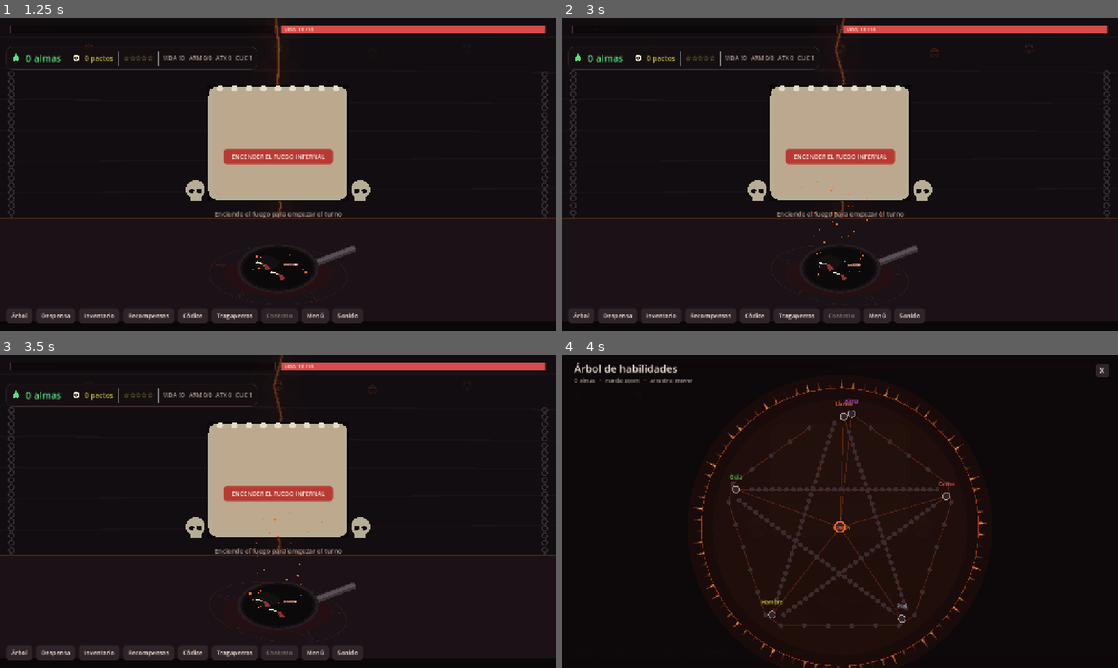
Above: before the commit, frames 1-4 (two rows, left to right).
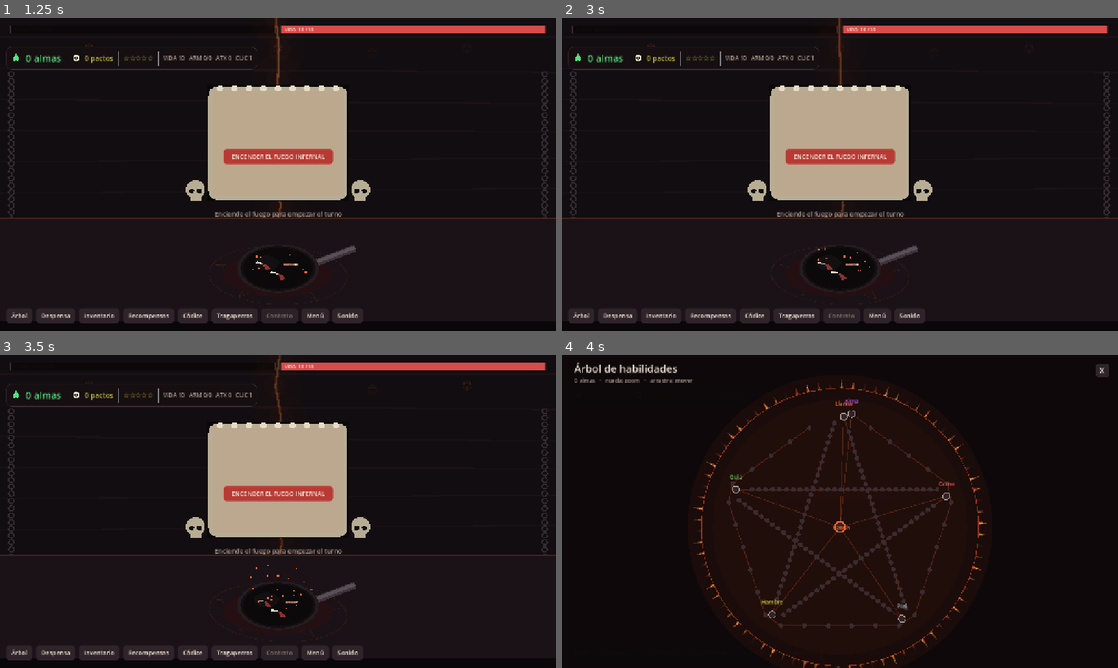
Above: after the commit, the same moments.

Repository: andonialvarez/Hellskitchen
Game: Godot game, scene res://src/game/menu.tscn
The game is run twice, just before and just after one commit, with the same random seed, the same clock (stepped at 60 frames per second) and the same inputs.
Inputs:
- Up to frame 1 (1.25 s): click "Nueva partida" at 0.5 s
- Up to frame 2 (3 s): click "Recompensas" at 1.25 s; click "Menú" at 2 s; click "Cerrar" at 2.75 s
- Up to frame 3 (3.5 s): no input
- Up to frame 4 (4 s): click "Árbol" at 3.5 s

Frame 1 is identical in both runs. In frame 2, 0.5% of the frame differs, in the area x 1-99%, y 0-88%; in frame 3, 0.5%; in frame 4, less than 0.1%.

Commit message:
Optimización: HUD y cocina sin trabajo inútil, guardado seguro y paneles unificados
- El HUD solo se reescribe cuando cambia algo (almas por fotograma con
  comparación; el resto con Game.changed). La barra de botones guarda
  referencias directas en vez de buscar por texto cada 0,2 s.
- La cocina, el demonio y las brasas dejan de dibujarse y animarse
  mientras hay un panel a pantalla completa encima.
- Guardado: JSON compacto, escrito en un .tmp y renombrado (una partida
  no se corrompe si el juego se cierra a mitad), con recuperación desde
  el .tmp al cargar. "Abrir todo" guarda una sola vez.
- Nueva base FullPanel para Despensa, Inventario, Recompensas y Códice
  (fondo, márgenes, cabecera, Cerrar, open/close). ThemeKit.label y
  ThemeKit.section sustituyen las copias de _lbl/_section. DataIndex
  sustituye las cuatro copias de by_id en las tablas de datos.

Co-Authored-By: Claude Opus 5.5 (1M context) <noreply@anthropic.com>
Claude-Session: https://claude.ai/code/session_013JvZqX77tBEjZzhKhmg9KH

Diff:
--- a/src/autoload/game_state.gd
+++ b/src/autoload/game_state.gd
@@ -24,6 +24,7 @@
 signal slot_pulled(result: Dictionary)
 
 const SAVE_PATH := "user://save.json"
+const SAVE_TMP := "user://save.json.tmp"
 const SAVE_VERSION := 2
 const BASE_FIRE := 10.0
 const BASE_HP := 10.0
@@ -90,6 +91,7 @@
 
 # ---------- cachés ----------
 var _m := {}                 ## suma de mods de nodos + objetos equipados
+var _batch_saving := false   ## true mientras se encadenan acciones que guardan
 
 
 func _ready() -> void:
@@ -411,8 +413,12 @@
 
 
 func open_all_rewards() -> void:
+	# Un solo guardado al final, no uno por cada grupo abierto.
+	_batch_saving = true
 	for i in pending_rewards.size():
 		open_reward(i)
+	_batch_saving = false
+	save_game()
 
 
 func rewards_left() -> int:
@@ -671,6 +677,8 @@
 #  GUARDADO
 # ==================================================================
 func save_game() -> void:
+	if _batch_saving:
+		return
 	var data := {
 		"v": SAVE_VERSION,
 		"souls": souls, "souls_life": souls_life, "souls_total": souls_total, "pacts": pacts,
@@ -686,23 +694,25 @@
 		"slot_cursed": slot_cursed,
 		"stats": stats.duplicate(),
 	}
-	var f := FileAccess.open(SAVE_PATH, FileAccess.WRITE)
-	if f:
-		f.store_string(JSON.stringify(data, "\t"))
-		f.close()
+	# Se escribe primero un archivo temporal y luego sustituye al bueno: si el
+	# juego se cierra a mitad de escritura, la partida anterior sigue intacta.
+	var f := FileAccess.open(SAVE_TMP, FileAccess.WRITE)
+	if f == null:
+		return
+	var ok := f.store_string(JSON.stringify(data))
+	f.close()
+	if not ok:
+		return
+	DirAccess.rename_absolute(ProjectSettings.globalize_path(SAVE_TMP), ProjectSettings.globalize_path(SAVE_PATH))
 
 
 func load_game() -> void:
-	if not FileAccess.file_exists(SAVE_PATH):
-		return
-	var f := FileAccess.open(SAVE_PATH, FileAccess.READ)
-	if f == null:
-		return
-	var parsed: Variant = JSON.parse_string(f.get_as_text())
-	f.close()
-	if typeof(parsed) != TYPE_DICTIONARY:
-		return
-	var d: Dictionary = parsed
+	var d := _read_save(SAVE_PATH)
+	if d.is_empty():
+		# El guardado se cortó justo entre escribir el temporal y renombrarlo.
+		d = _read_save(SAVE_TMP)
+	if d.is_empty():
+		return
 	souls = float(d.get("souls", 0.0))
 	souls_life = float(d.get("souls_life", 0.0))
 	souls_total = float(d.get("souls_total", 0.0))
@@ -731,13 +741,27 @@
 			stats[k] = float(s[k])
 
 
+func _read_save(path: String) -> Dictionary:
+	if not FileAccess.file_exists(path):
+		return {}
+	var f := FileAccess.open(path, FileAccess.READ)
+	if f == null:
+		return {}
+	var parsed: Variant = JSON.parse_string(f.get_as_text())
+	f.close()
+	if typeof(parsed) != TYPE_DICTIONARY:
+		return {}
+	return parsed
+
+
 func has_save() -> bool:
-	return FileAccess.file_exists(SAVE_PATH)
+	return FileAccess.file_exists(SAVE_PATH) or FileAccess.file_exists(SAVE_TMP)
 
 
 func _reset_everything() -> void:
-	if FileAccess.file_exists(SAVE_PATH):
-		DirAccess.remove_absolute(ProjectSettings.globalize_path(SAVE_PATH))
+	for path in [SAVE_PATH, SAVE_TMP]:
+		if FileAccess.file_exists(path):
+			DirAccess.remove_absolute(ProjectSettings.globalize_path(path))
 	souls = 0.0
 	souls_life = 0.0
 	souls_total = 0.0
--- /dev/null
+++ b/src/data/data_index.gd
@@ -0,0 +1,12 @@
+class_name DataIndex
+extends RefCounted
+## Búsqueda por "id" en las tablas de datos (demonios, objetos, despensa,
+## decoración). El índice se construye una sola vez, la primera vez que se
+## pide algo, y se guarda en el diccionario `cache` de cada tabla.
+
+
+static func by_id(cache: Dictionary, list: Array, id: String) -> Dictionary:
+	if cache.is_empty():
+		for entry in list:
+			cache[entry["id"]] = entry
+	return cache.get(id, {})
--- a/src/data/decor.gd
+++ b/src/data/decor.gd
@@ -65,10 +65,7 @@
 
 
 static func by_id(id: String) -> Dictionary:
-	if _map.is_empty():
-		for d in LIST:
-			_map[d["id"]] = d
-	return _map.get(id, {})
+	return DataIndex.by_id(_map, LIST, id)
 
 
 static func total_stars(owned: Dictionary) -> float:
--- a/src/data/demons.gd
+++ b/src/data/demons.gd
@@ -63,10 +63,7 @@
 
 
 static func by_id(id: String) -> Dictionary:
-	if _map.is_empty():
-		for d in LIST:
-			_map[d["id"]] = d
-	return _map.get(id, {})
+	return DataIndex.by_id(_map, LIST, id)
 
 
 static func index_of(id: String) -> int:
--- a/src/data/items.gd
+++ b/src/data/items.gd
@@ -61,10 +61,7 @@
 
 
 static func by_id(id: String) -> Dictionary:
-	if _map.is_empty():
-		for it in LIST:
-			_map[it["id"]] = it
-	return _map.get(id, {})
+	return DataIndex.by_id(_map, LIST, id)
 
 
 static func describe(it: Dictionary) -> String:
--- a/src/data/shop.gd
+++ b/src/data/shop.gd
@@ -23,10 +23,7 @@
 
 
 static func by_id(id: String) -> Dictionary:
-	if _map.is_empty():
-		for u in LIST:
-			_map[u["id"]] = u
-	return _map.get(id, {})
+	return DataIndex.by_id(_map, LIST, id)
 
 
 static func cost(id: String, level: int) -> float:
--- a/src/game/codex_panel.gd
+++ b/src/game/codex_panel.gd
@@ -1,63 +1,20 @@
 class_name CodexPanel
-extends Control
+extends FullPanel
 ## El Códice: todo lo que has descubierto. Lo no descubierto se ve como
 ## una silueta gris sin nombre ni datos.
 
 
 func _ready() -> void:
-	set_anchors_and_offsets_preset(Control.PRESET_FULL_RECT)
-	mouse_filter = Control.MOUSE_FILTER_STOP
-	visible = false
-
-	var bg := ColorRect.new()
-	bg.color = Color(0.05, 0.03, 0.035, 0.99)
-	bg.set_anchors_and_offsets_preset(Control.PRESET_FULL_RECT)
-	bg.mouse_filter = Control.MOUSE_FILTER_IGNORE
-	add_child(bg)
-
-	var mc := MarginContainer.new()
-	mc.set_anchors_and_offsets_preset(Control.PRESET_FULL_RECT)
-	for m in ["margin_left", "margin_right", "margin_top", "margin_bottom"]:
-		mc.add_theme_constant_override(m, 26)
-	add_child(mc)
-	var vb := VBoxContainer.new()
-	vb.add_theme_constant_override("separation", 10)
-	mc.add_child(vb)
-
-	var head := HBoxContainer.new()
-	vb.add_child(head)
-	var title := _lbl("El Códice", 24, ThemeKit.TEXT)
-	title.size_flags_horizontal = Control.SIZE_EXPAND_FILL
-	head.add_child(title)
-	var cb := Button.new()
-	cb.text = "Cerrar"
-	ThemeKit.style_button(cb, ThemeKit.CARD)
-	cb.pressed.connect(close)
-	head.add_child(cb)
-
-	var scroll := ScrollContainer.new()
-	scroll.size_flags_vertical = Control.SIZE_EXPAND_FILL
-	scroll.horizontal_scroll_mode = ScrollContainer.SCROLL_MODE_DISABLED
-	vb.add_child(scroll)
+	var vb := _build_frame("El Códice")
 	var inner := VBoxContainer.new()
-	inner.size_flags_horizontal = Control.SIZE_EXPAND_FILL
 	inner.add_theme_constant_override("separation", 12)
-	scroll.add_child(inner)
+	_add_scroll(vb, inner)
 
 	inner.add_child(_section_demons())
 	inner.add_child(_section("Objetos"))
 	inner.add_child(_grid_items())
 	inner.add_child(_section("Decoración"))
 	inner.add_child(_grid_decor())
-
-
-func open() -> void:
-	visible = true
-	_rebuild()
-
-
-func close() -> void:
-	visible = false
 
 
 var _demon_count_lbl: Label
@@ -107,18 +64,15 @@
 func _rebuild() -> void:
 	var found := Game.discovered_demons.size()
 	_demon_count_lbl.text = "%d / %d descubiertos" % [found, Demons.LIST.size()]
-	for c in _demon_grid.get_children():
-		c.queue_free()
+	_clear(_demon_grid)
 	for d in Demons.LIST:
 		_demon_grid.add_child(_demon_card(d))
 
-	for c in _item_grid.get_children():
-		c.queue_free()
+	_clear(_item_grid)
 	for it in Items.LIST:
 		_item_grid.add_child(_item_card(it, Game.items_owned.has(it["id"])))
 
-	for c in _decor_grid.get_children():
-		c.queue_free()
+	_clear(_decor_grid)
 	for d in Decor.LIST:
 		_decor_grid.add_child(_item_card(d, Game.decor_owned.has(d["id"]), true))
 
@@ -188,22 +142,7 @@
 
 
 func _section(text: String) -> Control:
-	var v := VBoxContainer.new()
-	v.add_theme_constant_override("separation", 2)
-	v.add_child(_lbl(text, 15, ThemeKit.SULFUR))
-	var line := ColorRect.new()
-	line.color = ThemeKit.LINE
-	line.custom_minimum_size = Vector2(0, 2)
-	v.add_child(line)
-	return v
-
-
-func _lbl(t: String, sz: int, col: Color) -> Label:
-	var l := Label.new()
-	l.text = t
-	l.add_theme_font_size_override("font_size", sz)
-	l.add_theme_color_override("font_color", col)
-	return l
+	return ThemeKit.section(text, 15)
 
 
 ## Icono pequeño: cabeza coloreada si se conoce, silueta gris plana si no.
--- /dev/null
+++ b/src/game/full_panel.gd
@@ -0,0 +1,83 @@
+class_name FullPanel
+extends Control
+## Base de las pantallas completas que se abren entre turnos (Despensa,
+## Inventario, Recompensas, Códice). Monta el fondo, los márgenes, la
+## cabecera con título y botón "Cerrar", y gestiona abrir/cerrar.
+## Cada panel solo construye su contenido y rellena `_rebuild()`.
+
+var _head: HBoxContainer
+var _close_btn: Button
+
+
+## Construye el marco y devuelve la columna donde va el contenido.
+func _build_frame(title: String, margin := 26, separation := 10, bg_alpha := 0.99,
+		bg_col := Color(0.05, 0.03, 0.035)) -> VBoxContainer:
+	set_anchors_and_offsets_preset(Control.PRESET_FULL_RECT)
+	mouse_filter = Control.MOUSE_FILTER_STOP
+	visible = false
+
+	var bg := ColorRect.new()
+	bg.color = Color(bg_col, bg_alpha)
+	bg.set_anchors_and_offsets_preset(Control.PRESET_FULL_RECT)
+	bg.mouse_filter = Control.MOUSE_FILTER_IGNORE
+	add_child(bg)
+
+	var mc := MarginContainer.new()
+	mc.set_anchors_and_offsets_preset(Control.PRESET_FULL_RECT)
+	for m in ["margin_left", "margin_right", "margin_top", "margin_bottom"]:
+		mc.add_theme_constant_override(m, margin)
+	add_child(mc)
+	var vb := VBoxContainer.new()
+	vb.add_theme_constant_override("separation", separation)
+	mc.add_child(vb)
+
+	_head = HBoxContainer.new()
+	vb.add_child(_head)
+	var t := _lbl(title, 24, ThemeKit.TEXT)
+	t.size_flags_horizontal = Control.SIZE_EXPAND_FILL
+	_head.add_child(t)
+	_close_btn = Button.new()
+	_close_btn.text = "Cerrar"
+	ThemeKit.style_button(_close_btn, ThemeKit.CARD)
+	_close_btn.pressed.connect(close)
+	_head.add_child(_close_btn)
+	return vb
+
+
+## Añade algo a la cabecera, justo antes del botón "Cerrar".
+func _add_to_head(c: Control) -> void:
+	_head.add_child(c)
+	_head.move_child(c, _close_btn.get_index())
+
+
+## Mete `content` en una zona con scroll vertical que ocupa el resto del panel.
+func _add_scroll(parent: Control, content: Control) -> void:
+	var scroll := ScrollContainer.new()
+	scroll.size_flags_vertical = Control.SIZE_EXPAND_FILL
+	scroll.horizontal_scroll_mode = ScrollContainer.SCROLL_MODE_DISABLED
+	parent.add_child(scroll)
+	content.size_flags_horizontal = Control.SIZE_EXPAND_FILL
+	scroll.add_child(content)
+
+
+func open() -> void:
+	visible = true
+	_rebuild()
+
+
+func close() -> void:
+	visible = false
+
+
+## Cada panel vuelve a pintar su contenido aquí al abrirse.
+func _rebuild() -> void:
+	pass
+
+
+func _clear(box: Node) -> void:
+	for c in box.get_children():
+		c.queue_free()
+
+
+func _lbl(t: String, sz: int, col: Color) -> Label:
+	return ThemeKit.label(t, sz, col)
--- a/src/game/inventory_panel.gd
+++ b/src/game/inventory_panel.gd
@@ -1,73 +1,29 @@
 class_name InventoryPanel
-extends Control
+extends FullPanel
 ## Inventario a pantalla completa. Clic en un objeto para equipar/quitar.
 ## Los objetos son ACUMULATIVOS: puedes llevarlos todos, las estadísticas
 ## se suman. Se abre entre turnos.
 
-var _scroll: ScrollContainer
 var _grid: GridContainer
 var _stat_lbl: Label
 
 
 func _ready() -> void:
-	set_anchors_and_offsets_preset(Control.PRESET_FULL_RECT)
-	mouse_filter = Control.MOUSE_FILTER_STOP
-	visible = false
-
-	var bg := ColorRect.new()
-	bg.color = Color(0.05, 0.03, 0.035, 0.985)
-	bg.set_anchors_and_offsets_preset(Control.PRESET_FULL_RECT)
-	bg.mouse_filter = Control.MOUSE_FILTER_IGNORE
-	add_child(bg)
-
-	var mc := MarginContainer.new()
-	mc.set_anchors_and_offsets_preset(Control.PRESET_FULL_RECT)
-	for m in ["margin_left", "margin_right", "margin_top", "margin_bottom"]:
-		mc.add_theme_constant_override(m, 28)
-	add_child(mc)
-	var vb := VBoxContainer.new()
-	vb.add_theme_constant_override("separation", 12)
-	mc.add_child(vb)
-
-	var head := HBoxContainer.new()
-	vb.add_child(head)
-	var title := _lbl("Inventario del cocinero", 24, ThemeKit.TEXT)
-	title.size_flags_horizontal = Control.SIZE_EXPAND_FILL
-	head.add_child(title)
-	var cb := Button.new()
-	cb.text = "Cerrar"
-	ThemeKit.style_button(cb, ThemeKit.CARD)
-	cb.pressed.connect(close)
-	head.add_child(cb)
+	var vb := _build_frame("Inventario del cocinero", 28, 12, 0.985)
 
 	_stat_lbl = _lbl("", 14, ThemeKit.EMBER_HOT)
 	vb.add_child(_stat_lbl)
 	vb.add_child(_lbl("Todos los objetos suman. Clic para equipar o quitar.", 12, ThemeKit.TEXT_DIM))
 
-	_scroll = ScrollContainer.new()
-	_scroll.size_flags_vertical = Control.SIZE_EXPAND_FILL
-	_scroll.horizontal_scroll_mode = ScrollContainer.SCROLL_MODE_DISABLED
-	vb.add_child(_scroll)
 	_grid = GridContainer.new()
 	_grid.columns = 3
-	_grid.size_flags_horizontal = Control.SIZE_EXPAND_FILL
 	_grid.add_theme_constant_override("h_separation", 10)
 	_grid.add_theme_constant_override("v_separation", 10)
-	_scroll.add_child(_grid)
-
-
-func open() -> void:
-	visible = true
-	_rebuild()
-
-
-func close() -> void:
-	visible = false
+	_add_scroll(vb, _grid)
 
 
 func _rebuild() -> void:
-	for c in _grid.get_children():
-		c.queue_free()
+	_clear(_grid)
 	var ss := Game.stat_summary()
 	_stat_lbl.text = "VIDA %s    ·    ARM. FÍSICA %s    ·    ARM. MÁGICA %s    ·    ATAQUE %s" % [
 		Nums.fmt(ss["hp"]), Nums.fmt(ss["ap"]), Nums.fmt(ss["am"]), Nums.fmt(ss["atk"])]
@@ -99,11 +55,3 @@
 		card.text = "%s\n%s\n%s" % [String(it["name"]), ("[EQUIPADO]" if eq else "[guardado]"), Items.describe(it)]
 		card.pressed.connect(Game.toggle_item.bind(String(it["id"])))
 		_grid.add_child(card)
-
-
-func _lbl(t: String, sz: int, col: Color) -> Label:
-	var l := Label.new()
-	l.text = t
-	l.add_theme_font_size_override("font_size", sz)
-	l.add_theme_color_override("font_color", col)
-	return l
--- a/src/game/main.gd
+++ b/src/game/main.gd
@@ -24,7 +24,10 @@
 var lbl_pacts: Label
 var lbl_stats: Label
 var lbl_stars: Label
-var _dyn := 0.0
+var _contra_btn: Button
+var _rewards_btn: Button
+var _hud_souls := -1.0
+var _kitchen_hidden := false
 
 
 func _ready() -> void:
@@ -87,16 +90,29 @@
 	_refresh()
 
 
-func _process(delta: float) -> void:
-	_update_hud()
+func _process(_delta: float) -> void:
+	# Las almas cambian en cada plato servido sin avisar con `changed`; el
+	# resto del HUD solo cambia con `changed` (ver _refresh).
+	if Game.souls != _hud_souls:
+		_hud_souls = Game.souls
+		lbl_souls.text = "%s almas" % Nums.fmt(Game.souls)
 	_dispatch_btn.visible = Game.can_dispatch()
 	if _dispatch_btn.visible:
 		_dispatch_btn.reset_size()
 		_dispatch_btn.position = _kitchen.pan_screen_pos() + Vector2(-_dispatch_btn.size.x * 0.5, 90)
-	_dyn += delta
-	if _dyn >= 0.2:
-		_dyn = 0.0
-		_refresh_btnbar()
+	_update_kitchen_visibility()
+
+
+## Con un panel a pantalla completa encima, la cocina no se ve: se deja de
+## dibujar y de animar (demonio y brasas incluidos) hasta que se cierre.
+func _update_kitchen_visibility() -> void:
+	var covered := _tree.visible or _inv.visible or _rewards.visible \
+		or _shop.visible or _codex.visible or _slot.visible
+	if covered == _kitchen_hidden:
+		return
+	_kitchen_hidden = covered
+	_kitchen.visible = not covered
+	_kitchen.process_mode = Node.PROCESS_MODE_DISABLED if covered else Node.PROCESS_MODE_INHERIT
 
 
 func _unhandled_input(e: InputEvent) -> void:
@@ -160,6 +176,7 @@
 
 
 func _update_hud() -> void:
+	_hud_souls = Game.souls
 	lbl_souls.text = "%s almas" % Nums.fmt(Game.souls)
 	lbl_pacts.text = "%d pactos" % Game.pacts
 	var pips := Decor.star_pips(Game.stars())
@@ -179,11 +196,10 @@
 	_mk_barbtn("Árbol", func() -> void: _open_only(_tree))
 	_mk_barbtn("Despensa", func() -> void: _open_only(_shop))
 	_mk_barbtn("Inventario", func() -> void: _open_only(_inv))
-	_mk_barbtn("Recompensas", func() -> void: _open_only(_rewards))
+	_rewards_btn = _mk_barbtn("Recompensas", func() -> void: _open_only(_rewards))
 	_mk_barbtn("Códice", func() -> void: _open_only(_codex))
 	_mk_barbtn("Tragaperras", func() -> void: _open_only(_slot))
-	var contra := _mk_barbtn("Contrato", func() -> void: Game.prestige())
-	contra.name = "contra"
+	_contra_btn = _mk_barbtn("Contrato", func() -> void: Game.prestige())
 	_mk_barbtn("Menú", func() -> void: get_tree().change_scene_to_file("res://src/game/menu.tscn"))
 	var mute := _mk_barbtn("Mudo" if Audio.muted else "Sonido", func() -> void: pass)
 	mute.name = "mute"
@@ -211,18 +227,14 @@
 	_btnbar.visible = not Game.shift_active
 	if Game.shift_active:
 		return
-	var contra := _btnbar.get_node_or_null("contra")
-	if contra:
-		if Game.can_prestige():
-			contra.text = "Contrato  +%d" % Game.pacts_gain()
-			contra.disabled = false
-		else:
-			contra.text = "Contrato"
-			contra.disabled = true
-	for b in _btnbar.get_children():
-		if b is Button and b.text.begins_with("Recompensas"):
-			var n := Game.rewards_left()
-			b.text = "Recompensas (%d)" % n if n > 0 else "Recompensas"
+	if Game.can_prestige():
+		_contra_btn.text = "Contrato  +%d" % Game.pacts_gain()
+		_contra_btn.disabled = false
+	else:
+		_contra_btn.text = "Contrato"
+		_contra_btn.disabled = true
+	var n := Game.rewards_left()
+	_rewards_btn.text = "Recompensas (%d)" % n if n > 0 else "Recompensas"
 
 
 # ==================================================================
@@ -344,6 +356,7 @@
 
 
 func _refresh() -> void:
+	_update_hud()
 	_refresh_btnbar()
 	_start_btn.visible = not Game.shift_active
 
@@ -358,11 +371,7 @@
 
 
 func _mk(text: String, fsize: int, col: Color) -> Label:
-	var l := Label.new()
-	l.text = text
-	l.add_theme_font_size_override("font_size", fsize)
-	l.add_theme_color_override("font_color", col)
-	return l
+	return ThemeKit.label(text, fsize, col)
 
 
 class _IconBox extends Control:
--- a/src/game/menu.gd
+++ b/src/game/menu.gd
@@ -211,8 +211,4 @@
 
 
 func _lbl(t: String, sz: int, col: Color) -> Label:
-	var l := Label.new()
-	l.text = t
-	l.add_theme_font_size_override("font_size", sz)
-	l.add_theme_color_override("font_color", col)
-	return l
+	return ThemeKit.label(t, sz, col)
--- a/src/game/rewards_panel.gd
+++ b/src/game/rewards_panel.gd
@@ -1,5 +1,5 @@
 class_name RewardsPanel
-extends Control
+extends FullPanel
 ## Recuento del turno a pantalla completa: lista agrupada por tipo de
 ## demonio. Clic en un grupo para revelar su botín (almas y/o objetos).
 
@@ -8,67 +8,24 @@
 
 
 func _ready() -> void:
-	set_anchors_and_offsets_preset(Control.PRESET_FULL_RECT)
-	mouse_filter = Control.MOUSE_FILTER_STOP
-	visible = false
-
-	var bg := ColorRect.new()
-	bg.color = Color(0.05, 0.03, 0.035, 0.985)
-	bg.set_anchors_and_offsets_preset(Control.PRESET_FULL_RECT)
-	bg.mouse_filter = Control.MOUSE_FILTER_IGNORE
-	add_child(bg)
-
-	var mc := MarginContainer.new()
-	mc.set_anchors_and_offsets_preset(Control.PRESET_FULL_RECT)
-	for m in ["margin_left", "margin_right", "margin_top", "margin_bottom"]:
-		mc.add_theme_constant_override(m, 30)
-	add_child(mc)
-	var vb := VBoxContainer.new()
-	vb.add_theme_constant_override("separation", 12)
-	mc.add_child(vb)
-
-	var head := HBoxContainer.new()
-	vb.add_child(head)
-	var title := _lbl("Recuento del turno", 24, ThemeKit.TEXT)
-	title.size_flags_horizontal = Control.SIZE_EXPAND_FILL
-	head.add_child(title)
+	var vb := _build_frame("Recuento del turno", 30, 12, 0.985)
 	var allb := Button.new()
 	allb.text = "Abrir todo"
 	ThemeKit.style_button(allb, ThemeKit.BLOOD)
 	allb.pressed.connect(func() -> void:
 		Game.open_all_rewards()
 		_rebuild())
-	head.add_child(allb)
-	var cb := Button.new()
-	cb.text = "Cerrar"
-	ThemeKit.style_button(cb, ThemeKit.CARD)
-	cb.pressed.connect(close)
-	head.add_child(cb)
+	_add_to_head(allb)
 
 	vb.add_child(_lbl("Clic en cada grupo para abrir su botín.", 12, ThemeKit.TEXT_DIM))
 
-	var scroll := ScrollContainer.new()
-	scroll.size_flags_vertical = Control.SIZE_EXPAND_FILL
-	scroll.horizontal_scroll_mode = ScrollContainer.SCROLL_MODE_DISABLED
-	vb.add_child(scroll)
 	_list = VBoxContainer.new()
-	_list.size_flags_horizontal = Control.SIZE_EXPAND_FILL
 	_list.add_theme_constant_override("separation", 8)
-	scroll.add_child(_list)
-
-
-func open() -> void:
-	visible = true
-	_rebuild()
-
-
-func close() -> void:
-	visible = false
+	_add_scroll(vb, _list)
 
 
 func _rebuild() -> void:
-	for c in _list.get_children():
-		c.queue_free()
+	_clear(_list)
 	_rows.clear()
 	if Game.pending_rewards.is_empty():
 		_list.add_child(_lbl("No serviste a ningún demonio este turno.", 13, ThemeKit.TEXT_DIM))
@@ -115,11 +72,3 @@
 			Game.open_reward(index)
 			_rebuild())
 	_list.add_child(card)
-
-
-func _lbl(t: String, sz: int, col: Color) -> Label:
-	var l := Label.new()
-	l.text = t
-	l.add_theme_font_size_override("font_size", sz)
-	l.add_theme_color_override("font_color", col)
-	return l
--- a/src/game/shop_panel.gd
+++ b/src/game/shop_panel.gd
@@ -1,5 +1,5 @@
 class_name ShopPanel
-extends Control
+extends FullPanel
 ## La Despensa: cocineros (aparecen junto a la sartén y se pueden ascender a
 ## demonios mayores), especias y utensilios (suben el valor por clic / almas),
 ## decoración (sube las estrellas) y quién viene a comer (% por rareza).
@@ -13,47 +13,14 @@
 
 
 func _ready() -> void:
-	set_anchors_and_offsets_preset(Control.PRESET_FULL_RECT)
-	mouse_filter = Control.MOUSE_FILTER_STOP
-	visible = false
-
-	var bg := ColorRect.new()
-	bg.color = Color(0.055, 0.032, 0.038, 0.99)
-	bg.set_anchors_and_offsets_preset(Control.PRESET_FULL_RECT)
-	bg.mouse_filter = Control.MOUSE_FILTER_IGNORE
-	add_child(bg)
-
-	var mc := MarginContainer.new()
-	mc.set_anchors_and_offsets_preset(Control.PRESET_FULL_RECT)
-	for m in ["margin_left", "margin_right", "margin_top", "margin_bottom"]:
-		mc.add_theme_constant_override(m, 26)
-	add_child(mc)
-	var vb := VBoxContainer.new()
-	vb.add_theme_constant_override("separation", 10)
-	mc.add_child(vb)
-
-	var head := HBoxContainer.new()
-	vb.add_child(head)
-	var title := _lbl("La Despensa", 24, ThemeKit.TEXT)
-	title.size_flags_horizontal = Control.SIZE_EXPAND_FILL
-	head.add_child(title)
+	var vb := _build_frame("La Despensa", 26, 10, 0.99, Color(0.055, 0.032, 0.038))
 	_stars_lbl = _lbl("", 16, ThemeKit.SULFUR)
 	_stars_lbl.size_flags_vertical = Control.SIZE_SHRINK_CENTER
-	head.add_child(_stars_lbl)
-	var cb := Button.new()
-	cb.text = "Cerrar"
-	ThemeKit.style_button(cb, ThemeKit.CARD)
-	cb.pressed.connect(close)
-	head.add_child(cb)
-
-	var scroll := ScrollContainer.new()
-	scroll.size_flags_vertical = Control.SIZE_EXPAND_FILL
-	scroll.horizontal_scroll_mode = ScrollContainer.SCROLL_MODE_DISABLED
-	vb.add_child(scroll)
+	_add_to_head(_stars_lbl)
+
 	var inner := VBoxContainer.new()
-	inner.size_flags_horizontal = Control.SIZE_EXPAND_FILL
 	inner.add_theme_constant_override("separation", 12)
-	scroll.add_child(inner)
+	_add_scroll(vb, inner)
 
 	# --- cocineros ---
 	inner.add_child(_section("Cocineros  ·  cocinan solos junto a la sartén y se ascienden a demonios mayores"))
@@ -88,15 +55,6 @@
 	_decor_box = VBoxContainer.new()
 	_decor_box.add_theme_constant_override("separation", 5)
 	inner.add_child(_decor_box)
-
-
-func open() -> void:
-	visible = true
-	_rebuild()
-
-
-func close() -> void:
-	visible = false
 
 
 func _add_shop_card(u: Dictionary) -> void:
@@ -143,8 +101,7 @@
 
 
 func _rebuild_cooks() -> void:
-	for c in _cooks_box.get_children():
-		c.queue_free()
+	_clear(_cooks_box)
 	var row := HBoxContainer.new()
 	row.add_theme_constant_override("separation", 8)
 	_cooks_box.add_child(row)
@@ -195,8 +152,7 @@
 
 
 func _rebuild_clientela() -> void:
-	for c in _clientela_box.get_children():
-		c.queue_free()
+	_clear(_clientela_box)
 	for e in Demons.odds(Game.favor(), Game.effective_pacts()):
 		var row := HBoxContainer.new()
 		row.add_theme_constant_override("separation", 8)
@@ -224,8 +180,7 @@
 
 
 func _rebuild_decor() -> void:
-	for c in _decor_box.get_children():
-		c.queue_free()
+	_clear(_decor_box)
 	for d in Decor.LIST:
 		var owned: bool = Game.decor_owned.has(d["id"])
 		var row := HBoxContainer.new()
@@ -252,20 +207,4 @@
 
 
 func _section(text: String) -> Control:
-	var v := VBoxContainer.new()
-	v.add_theme_constant_override("separation", 2)
-	var l := _lbl(text, 13, ThemeKit.SULFUR)
-	v.add_child(l)
-	var line := ColorRect.new()
-	line.color = ThemeKit.LINE
-	line.custom_minimum_size = Vector2(0, 2)
-	v.add_child(line)
-	return v
-
-
-func _lbl(t: String, sz: int, col: Color) -> Label:
-	var l := Label.new()
-	l.text = t
-	l.add_theme_font_size_override("font_size", sz)
-	l.add_theme_color_override("font_color", col)
-	return l
+	return ThemeKit.section(text, 13)
--- a/src/game/theme_kit.gd
+++ b/src/game/theme_kit.gd
@@ -61,6 +61,26 @@
 	b.add_theme_color_override("font_color", TEXT)
 	b.add_theme_color_override("font_disabled_color", TEXT_DIM.darkened(0.25))
 	b.add_theme_font_size_override("font_size", 14)
+
+
+static func label(text: String, fsize: int, col: Color) -> Label:
+	var l := Label.new()
+	l.text = text
+	l.add_theme_font_size_override("font_size", fsize)
+	l.add_theme_color_override("font_color", col)
+	return l
+
+
+## Título de sección: texto en azufre con una línea debajo.
+static func section(text: String, fsize := 15) -> Control:
+	var v := VBoxContainer.new()
+	v.add_theme_constant_override("separation", 2)
+	v.add_child(label(text, fsize, SULFUR))
+	var line := ColorRect.new()
+	line.color = LINE
+	line.custom_minimum_size = Vector2(0, 2)
+	v.add_child(line)
+	return v
 
 
 static func fill_round_rect(ci: CanvasItem, rect: Rect2, r: float, col: Color) -> void:
Not shown, added: src/data/data_index.gd.uid
Not shown, added: src/game/full_panel.gd.uid
